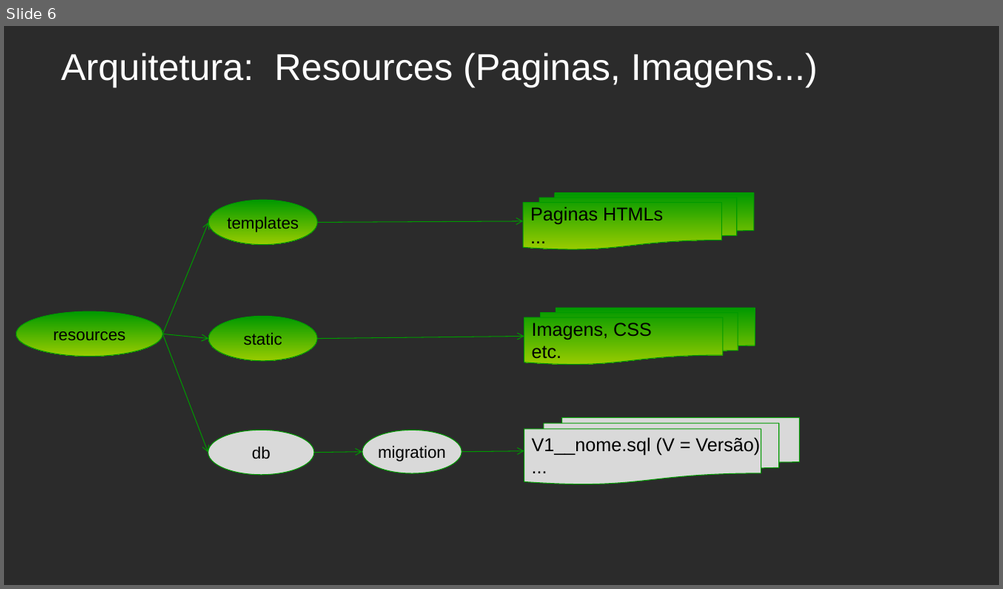
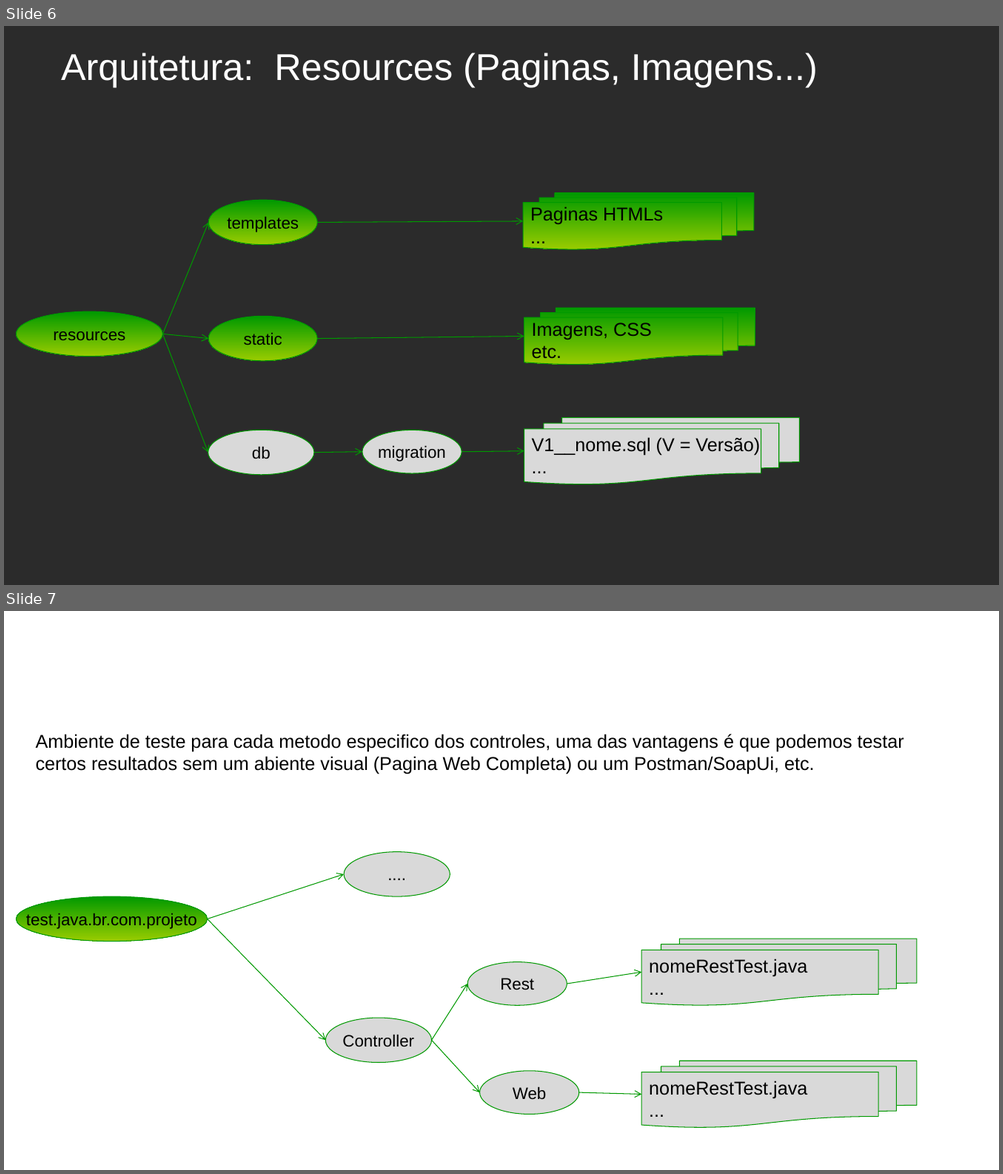
Before and after one commit to michelmontenegro/projeto, a slide deck: src/main/resources/static/ArquiteturaProjeto/ArquiteturaModeloProjetoSpringBoot.pptx. Shown one above the other, each under a label of ours: slide 6 before the commit, slides 6 and 7 after it. The pictures are 1003x589 and 1003x1174 pixels, drawn with LibreOffice and Linux fonts; fonts in the diff are those of the drawing; background and template pictures are left out; a plain dark background stands for a picture behind light text. Boxes give left, top, right and bottom in pixels: in the first picture for what was removed or moved away, otherwise in the second. Text is boxed around its words. In the diff, an @@ line names an element or a change of style, - is before the commit and + after.

```diff
--- a/src/main/resources/static/ArquiteturaProjeto/ArquiteturaModeloProjetoSpringBoot.pptx
+++ b/src/main/resources/static/ArquiteturaProjeto/ArquiteturaModeloProjetoSpringBoot.pptx
@@ slide 7 added at (4,611,999,1170), background picture (left out) @@
@@ title added at (54,627,949,675), 36 pt, text #FFFFFF @@
+Arquitetura: Testes Unitários
@@ text added at (36,734,904,775), 18 pt, text #000000 @@
+Ambiente de teste para cada metodo especifico dos controles, uma das vantagens é que podemos testar
+certos resultados sem um abiente visual (Pagina Web Completa) ou um Postman/SoapUi, etc.
@@ ellipse added at (344,852,449,897), fill #D9D9D9, outline #009900 0.75 pt, 16 pt, text #000000 @@
+....
@@ arrow added from (207, 919) to (344, 874), #009900 0.75 pt @@
@@ ellipse added at (16,897,207,942), fill gradient #009900 to #99CC00, outline #009900 0.75 pt, 16 pt, text #000000 @@
+test.java.br.com.projeto
@@ arrow added from (207, 919) to (326, 1041), #009900 0.75 pt @@
@@ flow chart multidocument added at (641,940,916,1006), fill #D9D9D9, outline #009900 0.75 pt, 18 pt, text #000000 @@
+nomeRestTest.java
+...
@@ ellipse added at (467,963,566,1005), fill #D9D9D9, outline #009900 0.75 pt, 16 pt, text #000000 @@
+Rest
@@ arrow added from (432, 1041) to (467, 984), #009900 0.75 pt @@
@@ arrow added from (566, 984) to (641, 972), #009900 0.75 pt @@
@@ ellipse added at (326,1019,432,1063), fill #D9D9D9, outline #009900 0.75 pt, 16 pt, text #000000 @@
+Controller
@@ arrow added from (432, 1041) to (479, 1093), #009900 0.75 pt @@
@@ ellipse added at (479,1071,578,1115), fill #D9D9D9, outline #009900 0.75 pt, 16 pt, text #000000 @@
+Web
@@ flow chart multidocument added at (641,1061,916,1128), fill #D9D9D9, outline #009900 0.75 pt, 18 pt, text #000000 @@
+nomeRestTest.java
+...
@@ arrow added from (579, 1093) to (641, 1094), #009900 0.75 pt @@
```
Also in this commit, not shown: 1 slide changed, 1 other slide added, 1 other file.
